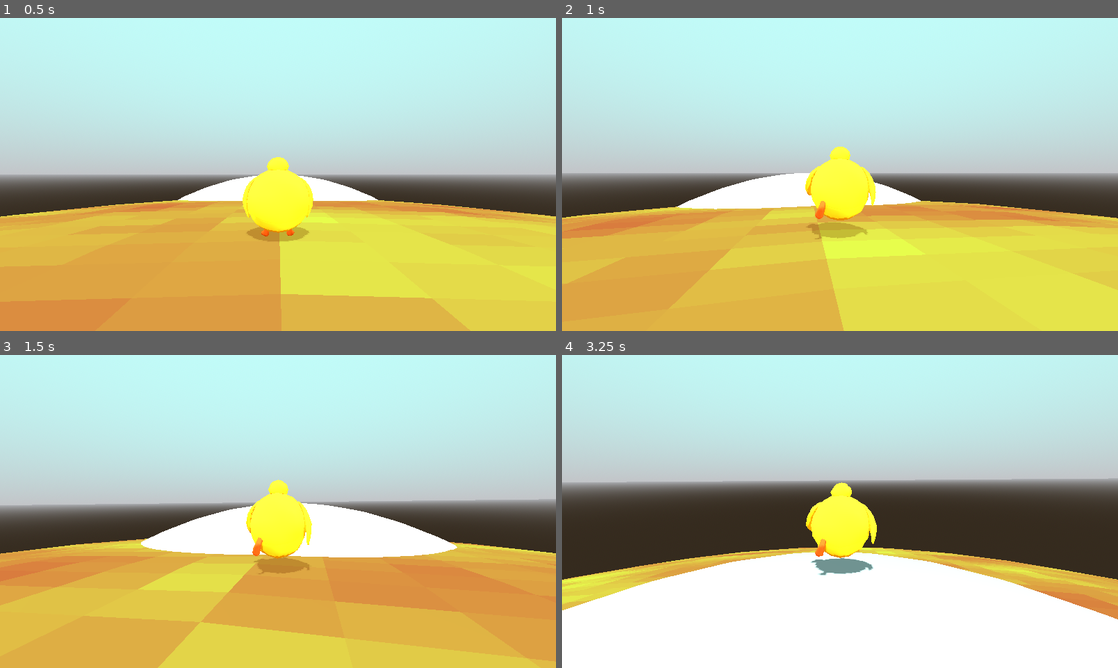
Above: before the commit, frames 1-4 (two rows, left to right).
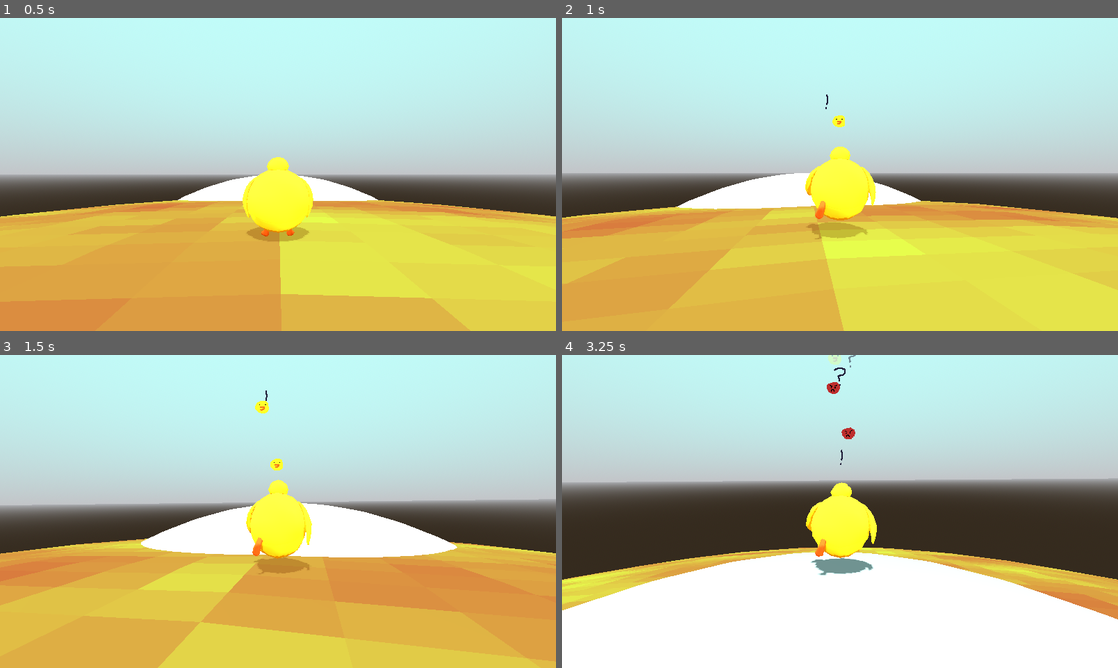
Above: after the commit, the same moments.

Repository: melonboyo/munch-planet
Game: Godot game, scene res://TEST.tscn
Two runs of this game, one before a commit and one after it. Both use one fixed random seed, a clock stepped at 60 frames per second and the inputs below.
Inputs (mouse positions are in pixels of both pictures, inside the frame that each line leads up to):
- Up to frame 1 (0.5 s): no input
- Up to frame 2 (1 s): move the mouse to (867, 174) at 0.52 s; hold W (move_up) from 0.53 s (still down); tap 1 (emote_1, bound only after the commit) at 0.6 s; click (867, 174) at 0.67 s; tap 2 (emote_2, bound only after the commit) at 0.8 s
- Up to frame 3 (1.5 s): keep holding W (move_up); move the mouse to (250, 511) at 1.27 s; tap 2 (emote_2, bound only after the commit) at 1.35 s
- Up to frame 4 (3.25 s): keep holding W (move_up); tap 3 (emote_3, bound only after the commit) at 1.55, 2.1 s; move the mouse to (851, 505) at 2.02 s; tap 4 (emote_4, bound only after the commit) at 2.3, 2.85 s; move the mouse to (834, 517) at 2.77 s; click (834, 517) at 2.92 s; tap 1 (emote_1, bound only after the commit) at 3.05 s

Frame 1 is identical in both runs. In frame 2, less than 0.1% of the frame differs, in the area x 47-51%, y 24-35%; in frame 3, 0.2%; in frame 4, 0.3%, in the area x 47-53%, y 0-36%.

Commit message:
Add emoting

Diff:
--- /dev/null
+++ b/Constants.gd
@@ -0,0 +1,9 @@
+extends Node
+class_name Constants
+
+enum Emote {
+	Question,
+	Exclamation,
+	Happy,
+	Mad,
+}
--- a/Muncher/Player.gd
+++ b/Muncher/Player.gd
@@ -37,6 +37,8 @@
 @onready var min_floor_dot = cos(deg_to_rad(max_floor_angle))
 @onready var camera: Camera3D = get_node(camera_path)
 
+@onready var emoter = $Emoter as Emoter
+
 
 func _ready():
 	InputMap.action_set_deadzone("move_right", move_input_deadzone)
@@ -56,6 +58,14 @@
 	forward_axis = project_direction_on_plane(camera.global_transform.basis.z.normalized(), up_direction)
 	move_input = Input.get_vector("move_left", "move_right", "move_up", "move_down")
 
+	if Input.is_action_just_pressed("emote_1"):
+		emoter.play_emote(Constants.Emote.Exclamation)
+	if Input.is_action_just_pressed("emote_2"):
+		emoter.play_emote(Constants.Emote.Happy)
+	if Input.is_action_just_pressed("emote_3"):
+		emoter.play_emote(Constants.Emote.Question)
+	if Input.is_action_just_pressed("emote_4"):
+		emoter.play_emote(Constants.Emote.Mad)
 
 func _physics_process(delta):
 	up_direction = global_transform.origin.normalized()
--- /dev/null
+++ b/Muncher/emote.gd
@@ -0,0 +1,34 @@
+@tool
+extends Node3D
+class_name Emote
+
+var emote_resources = {
+	Constants.Emote.Question: load("res://Sprites/emote_bubble_question.png"),
+	Constants.Emote.Exclamation: load("res://Sprites/emote_bubble_exclamation.png"),
+	Constants.Emote.Happy: load("res://Sprites/emote_bubble_happy.png"),
+	Constants.Emote.Mad: load("res://Sprites/emote_bubble_mad.png"),
+}
+
+@export var play: bool:
+	set(value):
+		play_animation()
+
+@export var emote: Constants.Emote = Constants.Emote.Question:
+	set(value):
+		var emote_instance = get_node("Path1/Follower/Emote")
+		if emote_instance == null:
+			return
+
+		emote_instance.texture = emote_resources[value]
+		emote = value
+
+
+func play_animation():
+	var path = $Path1
+	var follower = path.get_node("Follower") as PathFollow3D
+	var animation_player = path.get_node("AnimationPlayer") as AnimationPlayer
+
+	rotate_y(randf_range(0, PI * 2))
+	animation_player.play("emote")
+
+	animation_player.animation_finished.connect(func (animation_name): queue_free())
--- /dev/null
+++ b/Muncher/emote.tscn
@@ -0,0 +1,82 @@
+[gd_scene load_steps=7 format=3 uid="uid://bo1qk5ydy04j5"]
+
+[ext_resource type="Script" path="res://Muncher/emote.gd" id="2_n3hja"]
+[ext_resource type="Texture2D" uid="uid://dhljwpayuikdx" path="res://Sprites/emote_bubble_question.png" id="2_yufjn"]
+
+[sub_resource type="Curve3D" id="Curve3D_pd51p"]
+_data = {
+"points": PackedVector3Array(-0.0711791, -1.31786, 0.0374147, 0.0711791, 1.31786, -0.0374147, 0, 0, 0, 0.0632807, -0.731643, 0.148351, -0.0632807, 0.731643, -0.148351, 0.092622, 1.76321, 0.653585, -0.00751725, -0.890696, -0.171093, 0.00751725, 0.890696, 0.171093, 0.178996, 3.5234, 0.175127),
+"tilts": PackedFloat32Array(0, 0, 0)
+}
+point_count = 3
+
+[sub_resource type="Animation" id="Animation_5kjmy"]
+length = 0.001
+tracks/0/type = "value"
+tracks/0/imported = false
+tracks/0/enabled = true
+tracks/0/path = NodePath("Path1/Follower:progress_ratio")
+tracks/0/interp = 1
+tracks/0/loop_wrap = true
+tracks/0/keys = {
+"times": PackedFloat32Array(0),
+"transitions": PackedFloat32Array(1),
+"update": 0,
+"values": [0.0]
+}
+
+[sub_resource type="Animation" id="Animation_62owp"]
+resource_name = "emote"
+length = 2.0
+tracks/0/type = "value"
+tracks/0/imported = false
+tracks/0/enabled = true
+tracks/0/path = NodePath("Path1/Follower:progress_ratio")
+tracks/0/interp = 1
+tracks/0/loop_wrap = true
+tracks/0/keys = {
+"times": PackedFloat32Array(0, 2),
+"transitions": PackedFloat32Array(0.466517, 1),
+"update": 0,
+"values": [0.0, 1.0]
+}
+tracks/1/type = "value"
+tracks/1/imported = false
+tracks/1/enabled = true
+tracks/1/path = NodePath("Path1/Follower/Emote:modulate")
+tracks/1/interp = 1
+tracks/1/loop_wrap = true
+tracks/1/keys = {
+"times": PackedFloat32Array(0, 1.3, 2),
+"transitions": PackedFloat32Array(1, 1, 2.46229),
+"update": 0,
+"values": [Color(1, 1, 1, 1), Color(1, 1, 1, 1), Color(1, 1, 1, 0)]
+}
+
+[sub_resource type="AnimationLibrary" id="AnimationLibrary_gm6xu"]
+_data = {
+"RESET": SubResource("Animation_5kjmy"),
+"emote": SubResource("Animation_62owp")
+}
+
+[node name="Emote" type="Node3D"]
+transform = Transform3D(-0.774818, 0, -0.632185, 0, 1, 0, 0.632185, 0, -0.774818, 0, 0, 0)
+script = ExtResource("2_n3hja")
+play = null
+
+[node name="Path1" type="Path3D" parent="."]
+curve = SubResource("Curve3D_pd51p")
+
+[node name="AnimationPlayer" type="AnimationPlayer" parent="Path1"]
+root_node = NodePath("../..")
+libraries = {
+"": SubResource("AnimationLibrary_gm6xu")
+}
+
+[node name="Follower" type="PathFollow3D" parent="Path1"]
+transform = Transform3D(0.465226, -0.883507, -0.0539041, -5.95974e-08, 0.0609034, -0.998028, 0.885063, 0.464408, 0.0283342, 0, 0, 0)
+
+[node name="Emote" type="Sprite3D" parent="Path1/Follower"]
+billboard = 2
+texture_filter = 0
+texture = ExtResource("2_yufjn")
--- /dev/null
+++ b/Muncher/emoter.gd
@@ -0,0 +1,10 @@
+extends Node3D
+class_name Emoter
+
+@onready var emote_scene = preload("res://Muncher/emote.tscn")
+
+func play_emote(emote: Constants.Emote):
+	var emote_instance = emote_scene.instantiate() as Emote
+	emote_instance.emote = emote
+	add_child(emote_instance)
+	emote_instance.play_animation()
--- /dev/null
+++ b/Muncher/emoter.tscn
@@ -0,0 +1,6 @@
+[gd_scene load_steps=2 format=3 uid="uid://er4dwtlgxuc5"]
+
+[ext_resource type="Script" path="res://Muncher/emoter.gd" id="1_n7481"]
+
+[node name="Emoter" type="Node3D"]
+script = ExtResource("1_n7481")
--- a/Muncher/muncher.tscn
+++ b/Muncher/muncher.tscn
@@ -1,7 +1,8 @@
-[gd_scene load_steps=4 format=3 uid="uid://c3m5sa6by34tu"]
+[gd_scene load_steps=5 format=3 uid="uid://c3m5sa6by34tu"]
 
 [ext_resource type="Script" path="res://Muncher/Player.gd" id="1_dnfvd"]
 [ext_resource type="PackedScene" uid="uid://byqxhfjpv5fey" path="res://Muncher/muncher_model.tscn" id="2_4ecyd"]
+[ext_resource type="PackedScene" uid="uid://er4dwtlgxuc5" path="res://Muncher/emoter.tscn" id="3_8mst7"]
 
 [sub_resource type="CapsuleShape3D" id="CapsuleShape3D_wx677"]
 radius = 1.14331
@@ -25,3 +26,6 @@
 
 [node name="muncher_test" parent="." instance=ExtResource("2_4ecyd")]
 transform = Transform3D(0.713745, 0, 0, 0, 0.713745, 0, 0, 0, 0.713745, 0, -0.00804304, 0)
+
+[node name="Emoter" parent="." instance=ExtResource("3_8mst7")]
+transform = Transform3D(1, 0, 0, 0, 1, 0, 0, 0, 1, 0, 2.77667, 0)
--- a/project.godot
+++ b/project.godot
@@ -78,6 +78,26 @@
 "events": [Object(InputEventKey,"resource_local_to_scene":false,"resource_name":"","device":-1,"window_id":0,"alt_press …(182 unchanged characters)…
 ]
 }
+emote_1={
+"deadzone": 0.5,
+"events": [Object(InputEventKey,"resource_local_to_scene":false,"resource_name":"","device":-1,"window_id":0,"alt_pressed":false,"shift_pressed":false,"ctrl_pressed":false,"meta_pressed":false,"pressed":false,"keycode":0,"physical_keycode":49,"key_label":0,"unicode":49,"echo":false,"script":null)
+]
+}
+emote_2={
+"deadzone": 0.5,
+"events": [Object(InputEventKey,"resource_local_to_scene":false,"resource_name":"","device":-1,"window_id":0,"alt_pressed":false,"shift_pressed":false,"ctrl_pressed":false,"meta_pressed":false,"pressed":false,"keycode":0,"physical_keycode":50,"key_label":0,"unicode":50,"echo":false,"script":null)
+]
+}
+emote_3={
+"deadzone": 0.5,
+"events": [Object(InputEventKey,"resource_local_to_scene":false,"resource_name":"","device":-1,"window_id":0,"alt_pressed":false,"shift_pressed":false,"ctrl_pressed":false,"meta_pressed":false,"pressed":false,"keycode":0,"physical_keycode":51,"key_label":0,"unicode":51,"echo":false,"script":null)
+]
+}
+emote_4={
+"deadzone": 0.5,
+"events": [Object(InputEventKey,"resource_local_to_scene":false,"resource_name":"","device":-1,"window_id":0,"alt_pressed":false,"shift_pressed":false,"ctrl_pressed":false,"meta_pressed":false,"pressed":false,"keycode":0,"physical_keycode":52,"key_label":0,"unicode":52,"echo":false,"script":null)
+]
+}
 
 [physics]
 
Binary file added: Sprites/emote_bubble.png
Not shown, added: Sprites/emote_bubble.png.import
Binary file added: Sprites/emote_bubble_exclamation.png
Not shown, added: Sprites/emote_bubble_exclamation.png.import
Binary file added: Sprites/emote_bubble_happy.png
Not shown, added: Sprites/emote_bubble_happy.png.import
Binary file added: Sprites/emote_bubble_mad.png
Not shown, added: Sprites/emote_bubble_mad.png.import
Binary file added: Sprites/emote_bubble_question.png
Not shown, added: Sprites/emote_bubble_question.png.import
Not shown, added: models/muncher.blend.import
Not shown, added: models/muncher_backup.blend.import
(and 5 more such lines)
